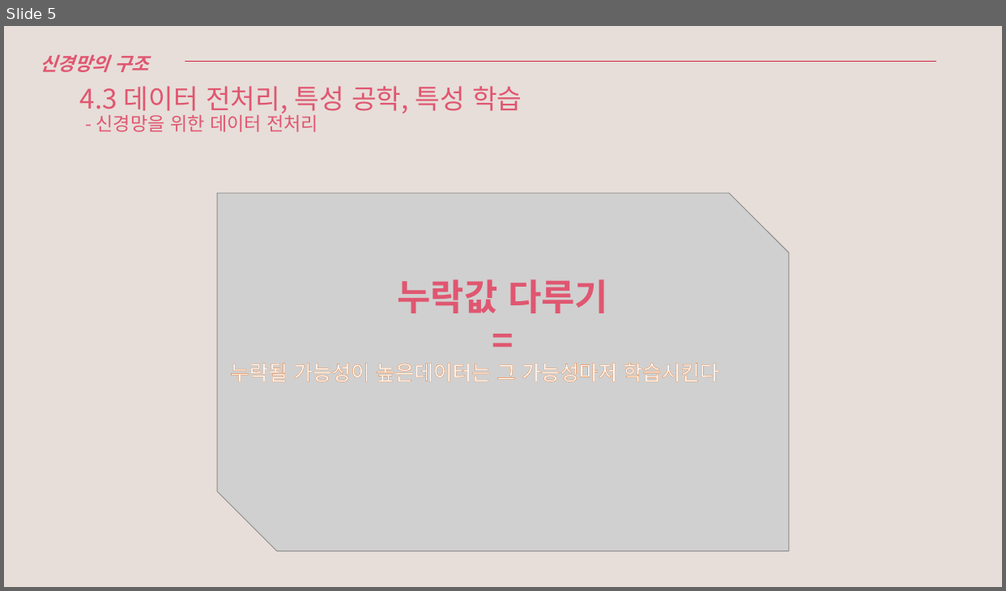
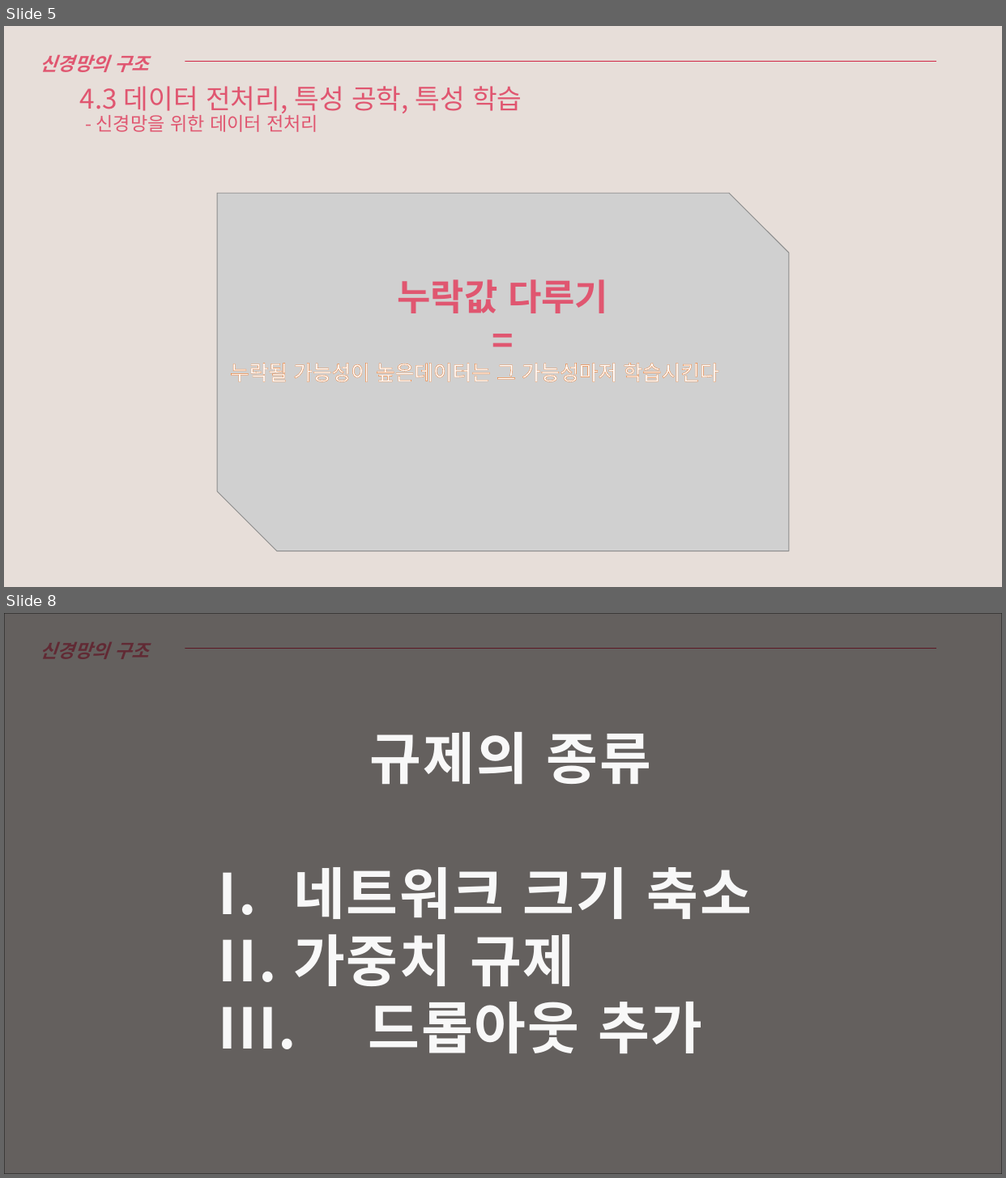
Before and after one commit to Leetaihaku/20W_DeepStudy, a slide deck: Deep_3,4.pptx. Shown one above the other, each under a label of ours: slide 5 before the commit, slides 5 and 8 after it; the slides between them are not shown. The pictures are 1006x591 and 1006x1178 pixels, drawn with LibreOffice and Linux fonts; fonts in the diff are those of the drawing; grey boxes stand for pictures. Boxes give left, top, right and bottom in pixels: in the first picture for what was removed or moved away, otherwise in the second. Text is boxed around its words. In the diff, an @@ line names an element or a change of style, - is before the commit and + after.

```diff
--- a/Deep_3,4.pptx
+++ b/Deep_3,4.pptx
@@ slide 8 added at <box>4,613,1002,1174</box>, background #E7DED9 @@
@@ rectangle added at <box>4,613,1002,1174</box>, fill #0D0D0D at 60% opacity, outline #000000 1 pt @@
@@ text added at <box>40,642,149,659</box>, 18 pt, text #E05670, bold, italic @@
+신경망의 구조
@@ line added from (52, 648) to (937, 648), #D02646 0.5 pt @@
@@ text added at <box>219,732,751,1054</box>, 54 pt, text #F8F8F8, bold @@
+규제의 종류
+I. 네트워크 크기 축소
+II. 가중치 규제
+III. 드롭아웃 추가
```
Also in this commit, not shown: 1 slide changed, 7 other slides added.
